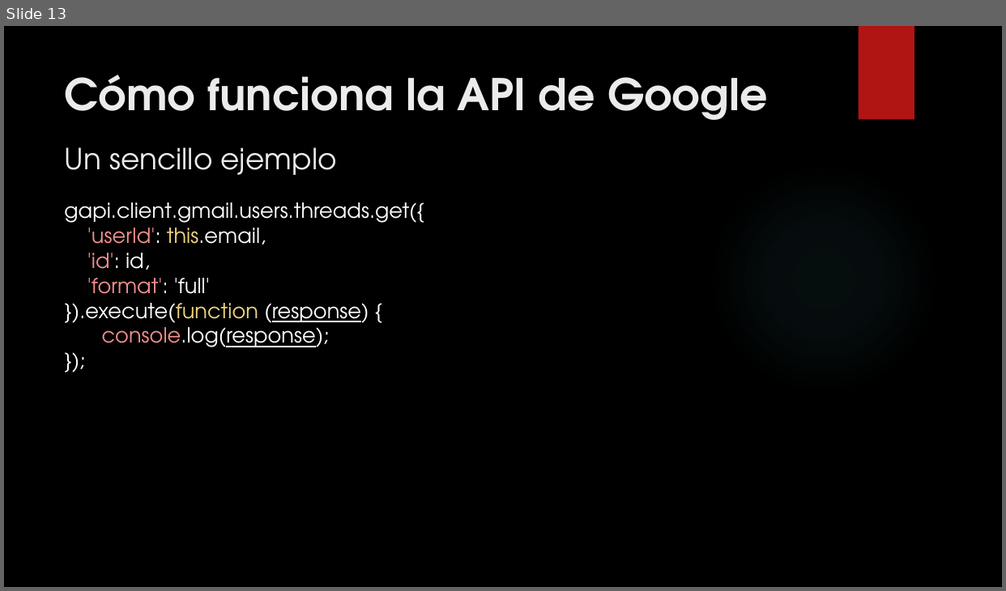
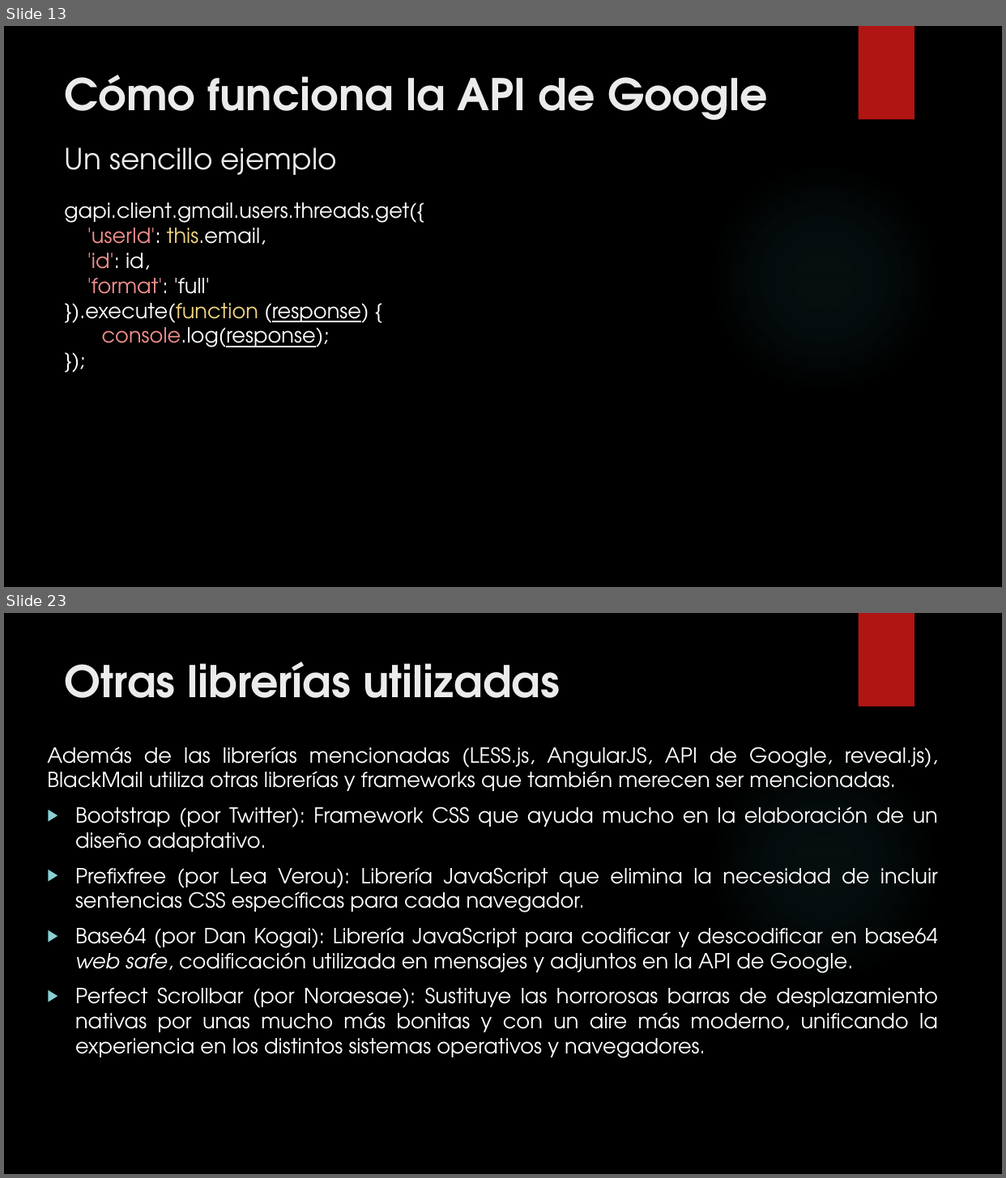
Before and after one commit to Brugarolas/BlackMail, a slide deck: BlackMail.pptx. Shown one above the other, each under a label of ours: slide 13 before the commit, slides 13 and 23 after it; the slides between them are not shown. The pictures are 1006x591 and 1006x1178 pixels, drawn with LibreOffice and Linux fonts; fonts in the diff are those of the drawing; background and template pictures are left out. Boxes give left, top, right and bottom in pixels: in the first picture for what was removed or moved away, otherwise in the second. Text is boxed around its words. In the diff, an @@ line names an element or a change of style, - is before the commit and + after.

```diff
--- a/BlackMail.pptx
+++ b/BlackMail.pptx
@@ slide 23 added at [4,613,1002,1174], background picture (left out); not listed: 2 template elements that a slide beside it also shows @@
@@ title added at [65,662,560,698], 42 pt, text #EBEBEB, bold @@
+Otras librerías utilizadas
@@ text added at [47,747,938,1059], 20 pt, text #FFFFFF @@
+Además de las librerías mencionadas (LESS.js, AngularJS, API de Google, reveal.js), BlackMail utiliza otras librerías y frameworks que también merecen ser mencionadas.
+▶ Bootstrap (por Twitter): Framework CSS que ayuda mucho en la elaboración de un diseño adaptativo.
+▶ Prefixfree (por Lea Verou): Librería JavaScript que elimina la necesidad de incluir sentencias CSS específicas para cada navegador.
+▶ Base64 (por Dan Kogai): Librería JavaScript para codificar y descodificar en base64 web safe, codificación utilizada en mensajes y adjuntos en la API de Google.
+▶ Perfect Scrollbar (por Noraesae): Sustituye las horrorosas barras de desplazamiento nativas por unas mucho más bonitas y con un aire más moderno, unificando la experiencia en los distintos sistemas operativos y navegadores.
```
Also in this commit, not shown: 9 other slides added, 2 other files.
